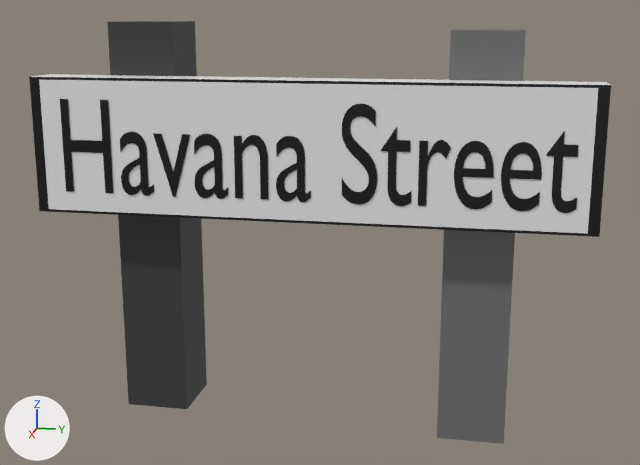
Two versions of the FBX model Assets/Models/uk_street_sign_rural_5.fbx, one commit apart.
One viewpoint serves both versions: a 50 mm camera at (25.63, 8.79, 11.27) aimed at (0.07, 3.67, 4.88). The lights are fixed; the arrows at lower left show +X, +Y and +Z. Where no turn or scale is listed for an object, it has been applied to the vertices.
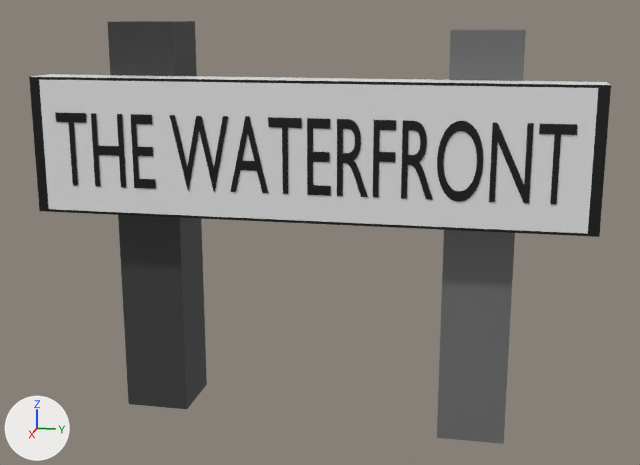
Boxes [x1, y1, x2, y2] around the edits, measured in the pictures (640 x 465 px; the box of a moved part takes in the faces that stretch with it):
'Text', reshaped, moved, rescaled (19% shorter)
    before: [60, 99, 578, 213]
    after: [55, 113, 577, 205]
part 1 of me_text, moved or reshaped
    before: [60, 99, 113, 193]
    after: [91, 113, 126, 188]
part 2 of me_text, rebuilt (39% narrower, 14% taller)
    before: [454, 141, 494, 209]
    after: [307, 118, 331, 196]
part 3 of me_text, rebuilt (16% taller)
    before: [418, 140, 451, 206]
    after: [268, 117, 302, 194]
part 4 of me_text, added (black)
    after: [437, 121, 483, 202]
part 5 of me_text, added (black)
    after: [401, 120, 433, 200]
part 6 of me_text, deleted (black)
    before: [120, 132, 154, 196]
part 7 of me_text, deleted (black)
    before: [194, 134, 228, 199]
part 8 of me_text, deleted (black)
    before: [381, 127, 411, 206]
part 9 of me_text, deleted (black)
    before: [234, 135, 269, 200]
part 10 of me_text, cut back
    before: [153, 103, 377, 205]
    after: [55, 113, 268, 193]
part 11 of me_text, moved or reshaped
    before: [501, 131, 578, 213]
    after: [337, 119, 396, 198]
part 12 of me_text, added (black)
    after: [489, 122, 577, 205]

Diff of the bpy script that builds the scene:
```diff
--- a/Assets/Models/uk_street_sign_rural_5.fbx.py
+++ b/Assets/Models/uk_street_sign_rural_5.fbx.py
@@ me_text @@
 # used by ob_text; location = (1.65, -3.9, 6.16); rotation_euler = (1.571, 0.0, 1.571), in degrees (90, 0, 90); scale = (2.6, 4.0, 4.0)
-me_text.from_pydata(...)  # 1089 vertices, 1075 faces; spans x 0.08..5.7, y -0.01..0.69, z 0.0
+me_text.from_pydata(...)  # 388 vertices, 370 faces; spans x 0.02..8.79, y -0.01..0.69, z 0.0
+# me_text part 1: the loose piece of 12 vertices spanning x 0.08..0.65, y 0.0..0.68, z 0.0 is moved by (0.6, 0.0, 0.0)
+# me_text part 2: the loose piece of 99 vertices spanning x 4.45..4.86, y -0.01..0.46, z 0.0 is rebuilt with 12 vertices and now spans x 4.5..4.9, y 0.0..0.68, z 0.0
+# me_text part 3: the loose piece of 55 vertices spanning x 4.09..4.41, y 0.0..0.46, z 0.0 is rebuilt with 8 vertices and now spans x 3.84..4.41, y 0.0..0.68, z 0.0
+# me_text part 4: a new loose piece of 96 vertices spanning x 6.65..7.38, y -0.01..0.69, z 0.0, in mat_material_004 (black #000000)
+# me_text part 5: a new loose piece of 94 vertices spanning x 6.07..6.6, y 0.0..0.68, z 0.0, in mat_material_004 (black #000000)
+# me_text part 6: the loose piece of 174 vertices spanning x 0.76..1.14, y -0.01..0.46, z 0.0 is deleted
+# me_text part 7: the loose piece of 174 vertices spanning x 1.62..2.01, y -0.01..0.46, z 0.0 is deleted
+# me_text part 8: the loose piece of 58 vertices spanning x 3.68..4.02, y -0.01..0.54, z 0.0 is deleted
+# me_text part 9: the loose piece of 57 vertices spanning x 2.08..2.46, y 0.0..0.46, z 0.0 is deleted
+# me_text part 10: 1 vertex moved within x 3.52, y 0.69, z 0.0; 301 vertices removed from x 1.16..3.65, y -0.01..0.69, z 0.0; 42 vertices added at x 0.02..3.82, y -0.01..0.69, z 0.0
+# me_text part 11: 1 vertex moved within x 5.33, y 0.29, z 0.0; 152 vertices removed from x 4.93..5.7, y -0.01..0.54, z 0.0; 99 vertices added at x 5.0..5.97, y 0.0..0.68, z 0.0
+# me_text part 12: 18 vertices added at x 7.5..8.79, y 0.0..0.68, z 0.0
 me_text.materials.append(mat_material_004)
@@ ob_text @@
 ob_text = bpy.data.objects.new('Text', me_text)
-ob_text.location = (1.65, -3.9, 6.16)
+ob_text.location = (1.65, -3.9, 6.35)
 ob_text.rotation_euler = (1.571, 0.0, 1.571)  # degrees (90, 0, 90)
-ob_text.scale = (2.6, 4.0, 4.0)
+ob_text.scale = (1.67, 3.15, 4.0)
```
